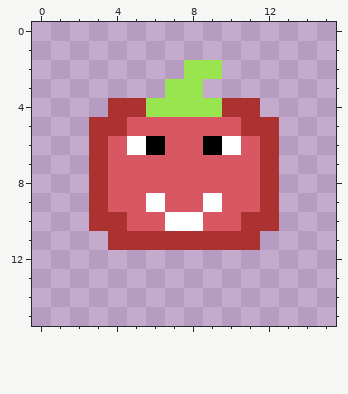
A pixel-art sprite gets an edit: ui/static/images/favicon.png. Above: the version before the commit.
The file is 16x16 pixels.
The result:
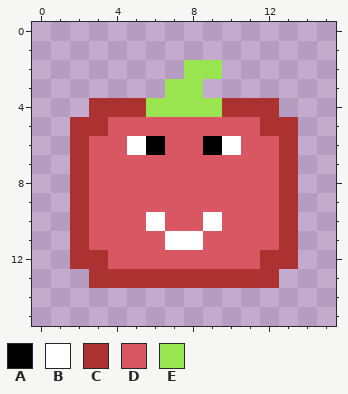
Palette (. is transparent): A #000000  B #ffffff  C #ac3232  D #d95763  E #99e550
Diff:
y 4: x 3 . -> C; x 12 . -> C
y 5: x 2 . -> C; x 4 C -> D; x 11 C -> D; x 13 . -> C
y 6..8: x 2..3 .C -> CD; x 12..13 C. -> DC
y 9: x 2..3 .C -> CD; x 6 B -> D; x 9 B -> D; x 12..13 C. -> DC
y 10: x 2..4 .CC -> CDD; x 6..9 DBBD -> BDDB; x 11..13 CC. -> DDC
y 11: x 2..13 ..CCCCCCCC.. -> CDDDDBBDDDDC
y 12: x 2..13 ............ -> CCDDDDDDDDCC
y 13: x 3..12 .......... -> CCCCCCCCCC
Pixel boxes of the changes (left, top, right, bottom) in both pictures:
changed: (70, 98, 298, 288)
